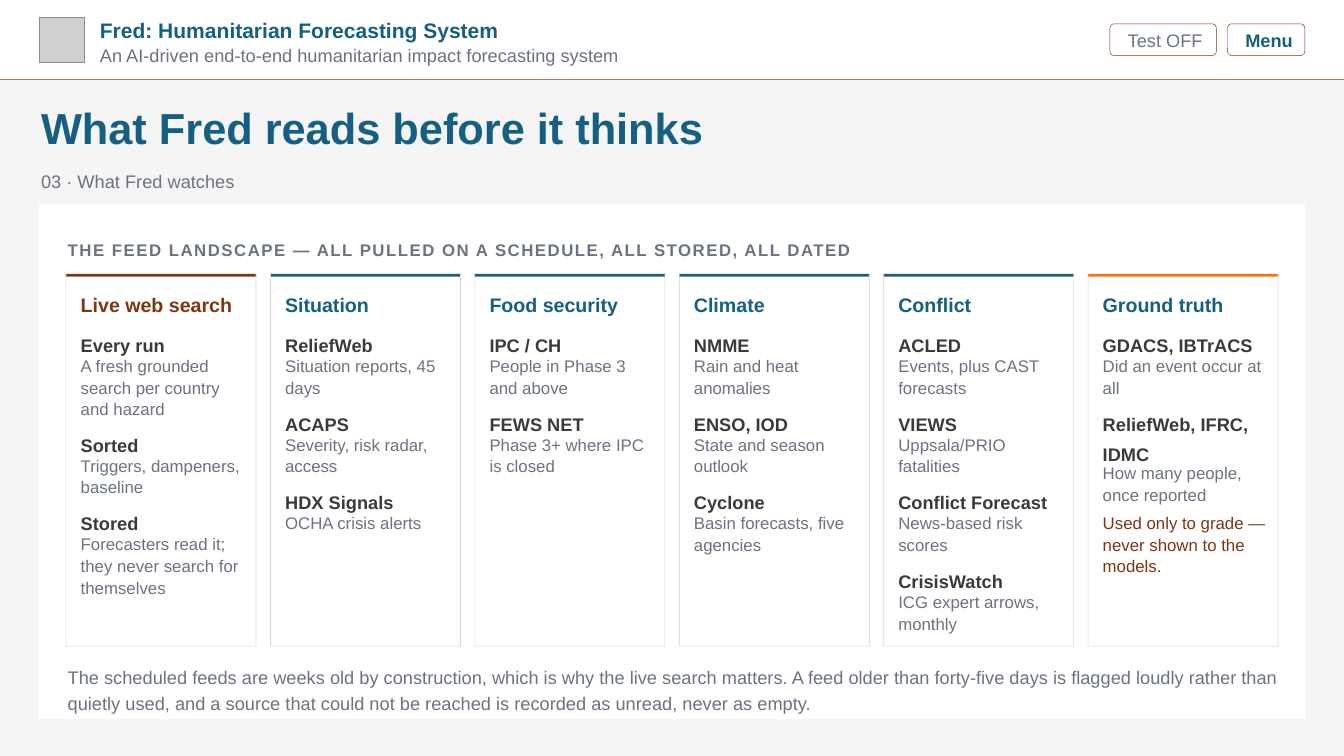
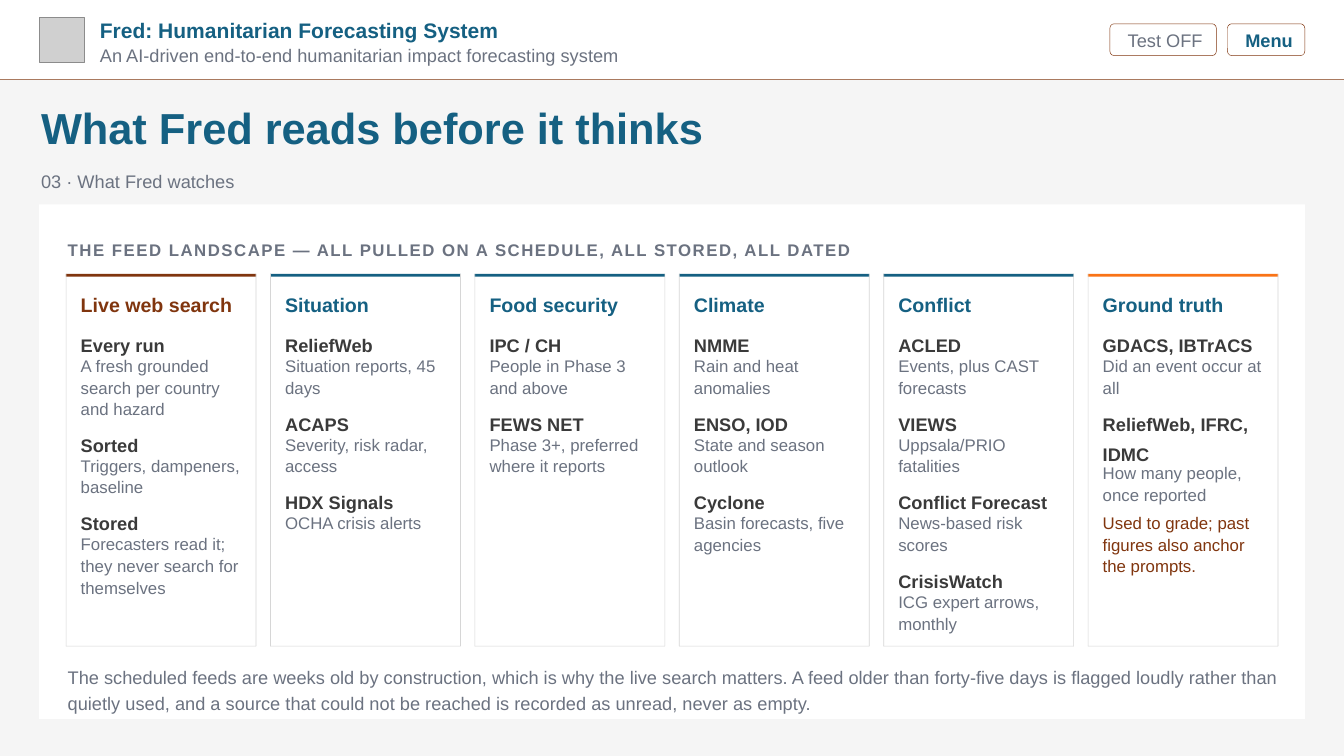
Before and after one commit to kwyjad/Pythia, a slide deck: slide 5 of docs/decks/0_overview.pptx. Drawn at 1344x756 pixels with LibreOffice and Linux fonts; fonts in the diff are those of the drawing; grey boxes stand for pictures. Boxes give left, top, right and bottom in pixels: in the first picture for what was removed or moved away, otherwise in the second. Text is boxed around its words. In the diff, an @@ line names an element or a change of style, - is before the commit and + after.

```diff
--- a/docs/decks/0_overview.pptx
+++ b/docs/decks/0_overview.pptx
@@ text at <box>490,439,638,476</box>: text changed @@
-Phase 3+ where IPC is closed
+Phase 3+, preferred where it reports
@@ text at <box>1103,517,1250,576</box>: text changed @@
-Used only to grade — never shown to the models.
+Used to grade; past figures also anchor the prompts.
```
Also in this commit, not shown: 4 other slides changed, 3 other files.
